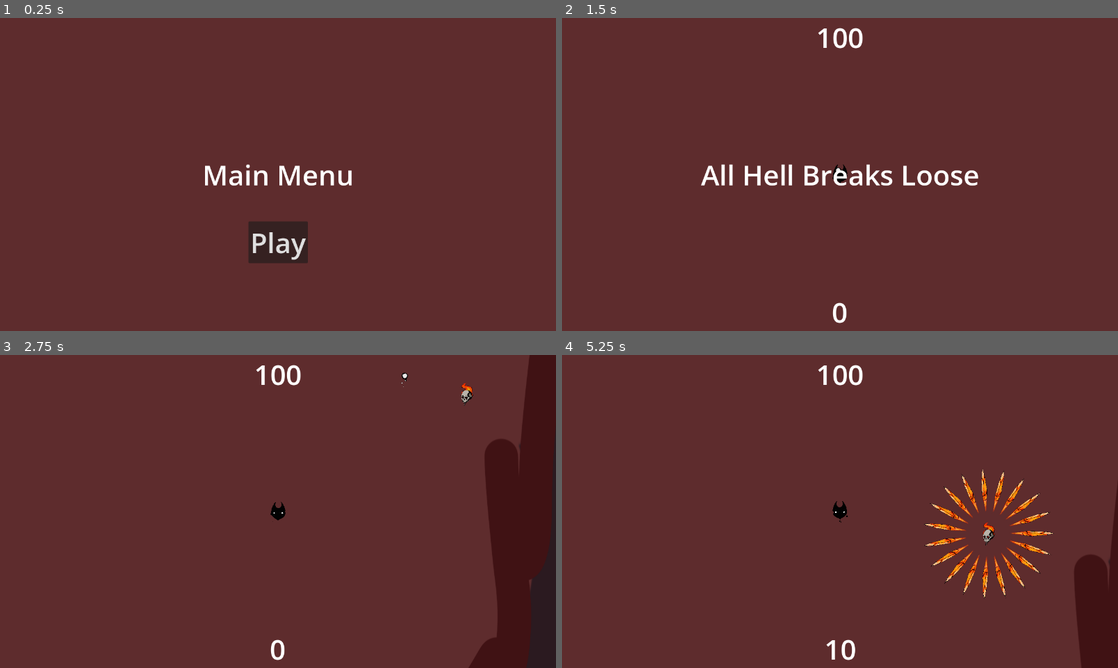
Above: before the commit, frames 1-4 (two rows, left to right).
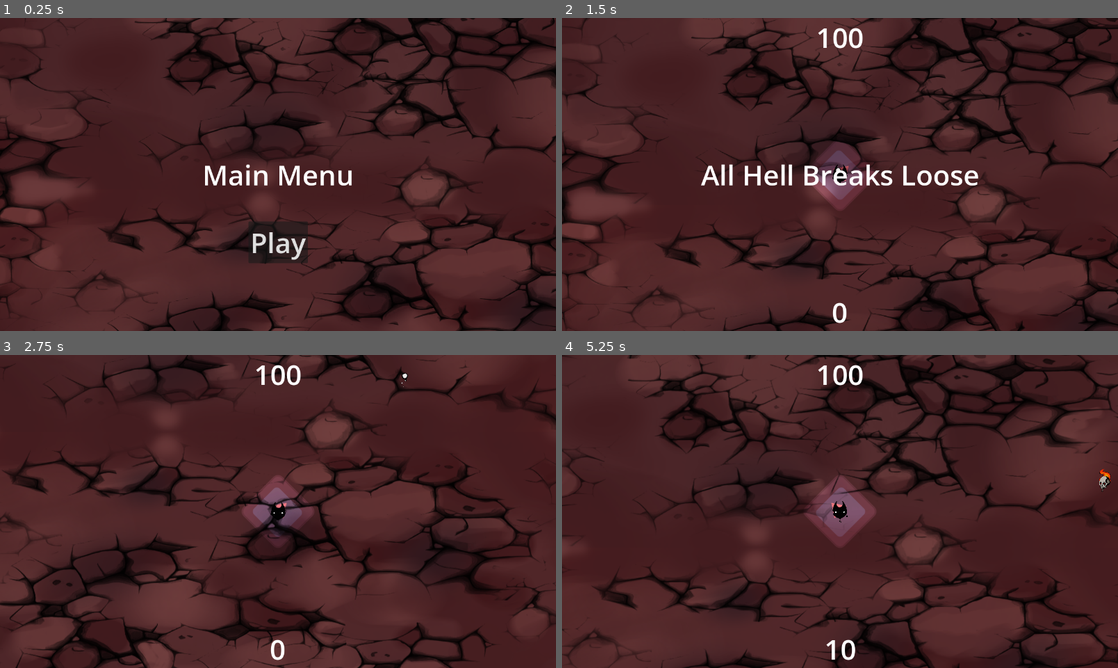
Above: after the commit, the same moments.

Repository: Evanev7/stellub
Game: Godot game, scene res://scenes/main.tscn
Same seed, same stepped clock (60 frames per second), same inputs: the game is played once before the commit and once after it. The engine's default icon, where the game draws it, is replaced by a stand-in: a white triangle on a blue panel in a dark square.
Inputs (mouse positions are in pixels of both pictures, inside the frame that each line leads up to):
- Up to frame 1 (0.25 s): no input
- Up to frame 2 (1.5 s): click "Play" at 0.5 s; tap Enter at 1.25 s; move the mouse to (962, 158) at 1.27 s; hold D (move_right) from 1.28 s (still down); click (962, 158) at 1.35 s
- Up to frame 3 (2.75 s): move the mouse to (166, 527) at 2.02 s; release D (move_right) at 2.03 s; hold S (move_down) from 2.03 s (still down); tap Shift (walk) at 2.1 s
- Up to frame 4 (5.25 s): move the mouse to (895, 442) at 2.77 s; release S (move_down) at 2.78 s; hold D (move_right) 2.78-3.5 s; hold R 2.78-3.5 s; click "Shot spread decrease" at 3.5 s; move the mouse to (812, 574) at 4.27 s; hold W (move_up) 4.28-5.03 s; click (812, 574) at 4.35 s; move the mouse to (1006, 558) at 5.02 s; hold A (move_left) from 5.03 s (still down); tap Shift (walk) at 5.1 s

The runs differ from the first frame. In frame 1, 44% of the frame differs, in the area x 0-100%, y 0-100%; in frame 2, 44%; in frame 3, 41%; in frame 4, 46%.

Commit message:
Edited some variables, added player light concept
and cool bg

Diff:
--- a/resources/bullets/player/player_bullet.tres
+++ b/resources/bullets/player/player_bullet.tres
@@ -15,7 +15,8 @@
 multishot = 1
 size = Vector2(1, 1)
 shot_spread = 0.261799
+angular_velocity = 0.0
+piercing = 0
 shot_inaccuracy = 0.0981748
 shot_speed = 400.0
-angular_velocity = 0.0
 spawned_bullet_resource = ExtResource("3_nrb51")
--- /dev/null
+++ b/resources/enemy/big_guy.tres
@@ -0,0 +1,23 @@
+[gd_resource type="Resource" script_class="EnemyResource" load_steps=5 format=3 uid="uid://dsohorrvm3oyi"]
+
+[ext_resource type="Script" path="res://scripts/enemy_resource.gd" id="1_0n1ll"]
+[ext_resource type="SpriteFrames" uid="uid://deadwh4a4bg0" path="res://resources/enemy/big_guy_spriteframes.tres" id="1_1tbam"]
+[ext_resource type="Shape2D" uid="uid://b7f6lyn73q1su" path="res://resources/hitboxes/angel_warrior_collisionbox.tres" id="2_wuwbw"]
+[ext_resource type="Shape2D" uid="uid://d3xxud6dm5v4" path="res://resources/hitboxes/angel_crusader_hitbox.tres" id="3_n6qir"]
+
+[resource]
+script = ExtResource("1_0n1ll")
+NAME = "big_Guy"
+ANIMATION = ExtResource("1_1tbam")
+SPEED = 10
+MAX_HP = 10000
+DAMAGE = 1
+VALUE = 1000
+FLIP_H = false
+FLOATING = false
+SCALE = Vector2(5, 5)
+COLLISION_ROTATION = 0.0
+HITBOX = ExtResource("3_n6qir")
+HURTBOX = ExtResource("3_n6qir")
+COLLIDER = ExtResource("2_wuwbw")
+SPAWN_RATE = 0.0
--- /dev/null
+++ b/resources/enemy/big_guy_spriteframes.tres
@@ -0,0 +1,14 @@
+[gd_resource type="SpriteFrames" load_steps=2 format=3 uid="uid://deadwh4a4bg0"]
+
+[ext_resource type="Texture2D" uid="uid://clyycn7uujclo" path="res://art/icon.svg" id="1_4wje4"]
+
+[resource]
+animations = [{
+"frames": [{
+"duration": 1.0,
+"texture": ExtResource("1_4wje4")
+}],
+"loop": true,
+"name": &"default",
+"speed": 5.0
+}]
--- a/scenes/main.tscn
+++ b/scenes/main.tscn
@@ -13,21 +13,23 @@
 [ext_resource type="Resource" uid="uid://djjvchiit0f0n" path="res://resources/enemy/angel_worshipper.tres" id="7_c5yt3"]
 [ext_resource type="Resource" uid="uid://bnoj3uq3e6s17" path="res://resources/enemy/angel_warrior.tres" id="8_vk0tv"]
 [ext_resource type="Resource" uid="uid://daslelns8qmfv" path="res://resources/enemy/angel_crusader.tres" id="9_d18g6"]
-[ext_resource type="Texture2D" uid="uid://8rgqksla1p8r" path="res://art/backgrounds/hell_level_1_temp.png" id="10_fpi41"]
+[ext_resource type="Texture2D" uid="uid://dvrx1ijrwk8a2" path="res://art/backgrounds/hell_level_1.png" id="11_ytepx"]
 
 [node name="Main" type="Node"]
 script = ExtResource("1_jwdk3")
 enemy_scene = ExtResource("2_abhdw")
 bullet_scene = ExtResource("3_8vuuc")
 pickup_scene = ExtResource("4_3g6v5")
+safe_range = 800
 enemy_resource_list = Array[Resource("res://scripts/enemy_resource.gd")]([ExtResource("4_ikhts"), ExtResource("5_3s043"), ExtResource("6_8vwn2"), ExtResource("7_c5yt3"), ExtResource("8_vk0tv"), ExtResource("9_d18g6")])
 
 [node name="TextureRect" type="TextureRect" parent="."]
+light_mask = 3
 offset_left = -23173.0
 offset_top = -23366.0
 offset_right = 27956.0
 offset_bottom = 27763.0
-texture = ExtResource("10_fpi41")
+texture = ExtResource("11_ytepx")
 expand_mode = 4
 stretch_mode = 1
 
--- a/scenes/player.tscn
+++ b/scenes/player.tscn
@@ -21,6 +21,7 @@
 [ext_resource type="Texture2D" uid="uid://bc020wmqxwd1x" path="res://art/player/level 2/player_2_2.png" id="17_o3b57"]
 [ext_resource type="Texture2D" uid="uid://b74demdp666as" path="res://art/player/level 2/player_2_3.png" id="18_cpjt2"]
 [ext_resource type="Texture2D" uid="uid://do6k7k2wf53fx" path="res://art/player/level 2/player_2_4.png" id="19_or65r"]
+[ext_resource type="Texture2D" uid="uid://clyycn7uujclo" path="res://art/icon.svg" id="22_unij0"]
 
 [sub_resource type="SpriteFrames" id="SpriteFrames_whc3w"]
 animations = [{
@@ -115,13 +116,19 @@
 script = ExtResource("1_m0lvq")
 bullet = ExtResource("2_02d8s")
 
+[node name="PointLight2D" type="PointLight2D" parent="."]
+rotation = 0.785398
+energy = 2.33
+range_item_cull_mask = 2
+texture = ExtResource("22_unij0")
+
 [node name="AnimatedSprite2D" type="AnimatedSprite2D" parent="."]
 scale = Vector2(0.05, 0.05)
 sprite_frames = SubResource("SpriteFrames_whc3w")
-animation = &"level 2"
+animation = &"level 0"
 
 [node name="CollisionShape2D" type="CollisionShape2D" parent="."]
-scale = Vector2(0.6, 0.6)
+scale = Vector2(0.3, 0.3)
 shape = SubResource("RectangleShape2D_odef0")
 
 [node name="Camera2D" type="Camera2D" parent="."]
@@ -132,12 +139,12 @@
 collision_mask = 0
 
 [node name="CollisionShape2D2" type="CollisionShape2D" parent="Hurtbox"]
-scale = Vector2(0.6, 0.6)
+scale = Vector2(0.3, 0.3)
 shape = SubResource("RectangleShape2D_odef0")
 
 [node name="IFrames" type="Timer" parent="."]
 process_callback = 0
-wait_time = 0.333
+wait_time = 0.1
 one_shot = true
 
 [connection signal="area_entered" from="Hurtbox" to="." method="_on_hurtbox_area_entered"]
--- a/scripts/bullet.gd
+++ b/scripts/bullet.gd
@@ -9,6 +9,7 @@
 
 var piercing
 var piercing_cooldown
+var default_piercing_cooldown = 10000
 var direction: Vector2 = Vector2(0,0)
 var origin_ref: WeakRef
 var prev_ref
@@ -74,4 +75,4 @@
 			queue_free()
 		else:
 			piercing -= 1
-			piercing_cooldown = 10000
+			piercing_cooldown = default_piercing_cooldown
Binary file added: art/backgrounds/hell_level_1.png
Not shown, added: art/backgrounds/hell_level_1.png.import
Not shown: 1 places in scenes/player.tscn that only renumber resources
